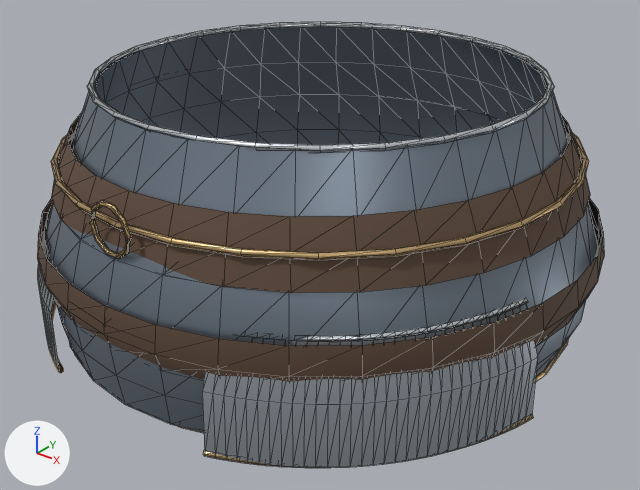
The glTF model assets/equipment-studio/waist.glb, before and after one commit.
Rendered twice from a 50 mm camera at (1.9, -2.38, 0.81) aimed at (0.06, -0.07, -0.62). Every picture has the same lights, and +X, +Y and +Z are marked at lower left. The first picture is the older version. Mesh edges are drawn as thin lines on the coarser meshes.

In view in the first picture: 'belt_buckle', 'belt_trim', 'hip_lame', 'hip_lame.001', 'hip_lame_bevel.001', 'leather_belt', 'lower_leather_belt', 'waist_corset', 'waist_corset_bevel' and 3 more.
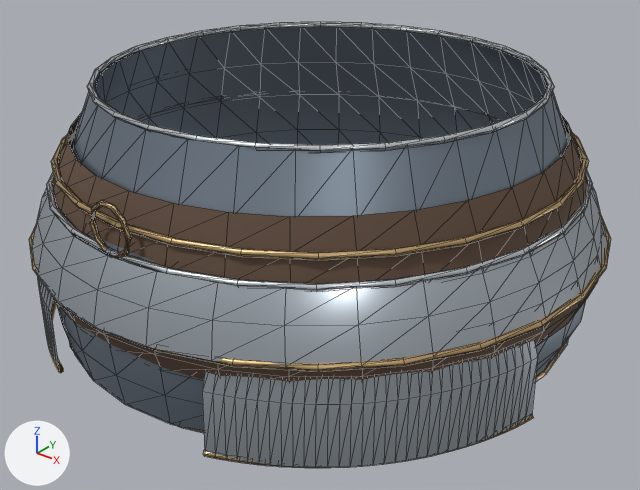
Edits to the scene script, one JSON object a line:
```json
{"op": "add", "block": "me_second_waist_lame_gold_rim", "code": ["me_second_waist_lame_gold_rim = bpy.data.meshes.new('second_waist_lame_gold_rim')", "me_second_waist_lame_gold_rim.from_pydata(...)  # 145 vertices, 280 faces; spans x -1.04..1.04, y -1.05..1.05, z -0.54..-0.52", "me_second_waist_lame_gold_rim.materials.append(mat_antique_gold)  # brown #caaa79"]}
{"op": "add", "block": "me_second_waist_lame_bevel", "code": ["me_second_waist_lame_bevel = bpy.data.meshes.new('second_waist_lame_bevel')", "me_second_waist_lame_bevel.from_pydata(...)  # 145 vertices, 280 faces; spans x -0.95..0.95, y -0.97..0.97, z -0.34..-0.32", "me_second_waist_lame_bevel.materials.append(mat_polished_steel)  # white #dee5ea"]}
{"op": "add", "block": "me_second_waist_lame", "code": ["me_second_waist_lame = bpy.data.meshes.new('second_waist_lame')", "me_second_waist_lame.from_pydata(...)  # 99 vertices, 128 faces; spans x -1.03..1.03, y -1.06..1.04, z -0.53..-0.33", "me_second_waist_lame.materials.append(mat_forged_silver)  # light grey #c2cbd4"]}
{"op": "add", "block": "ob_second_waist_lame_gold_rim", "code": ["ob_second_waist_lame_gold_rim = bpy.data.objects.new('second_waist_lame_gold_rim', me_second_waist_lame_gold_rim)", "ob_second_waist_lame_gold_rim.location = (0.0, 0.0, 0.0)"]}
{"op": "add", "block": "ob_second_waist_lame_bevel", "code": ["ob_second_waist_lame_bevel = bpy.data.objects.new('second_waist_lame_bevel', me_second_waist_lame_bevel)", "ob_second_waist_lame_bevel.location = (0.0, 0.0, 0.0)"]}
{"op": "add", "block": "ob_second_waist_lame", "code": ["ob_second_waist_lame = bpy.data.objects.new('second_waist_lame', me_second_waist_lame)", "ob_second_waist_lame.location = (0.0, 0.0, 0.0)"]}
```

Where the change shows, as pixel boxes (x1, y1, x2, y2) in the pictures (640 x 490 px):
```json
{"object": "second_waist_lame", "change": "added", "after": [31, 185, 607, 365]}
{"object": "second_waist_lame_bevel", "change": "added", "after": [46, 171, 592, 291]}
{"object": "second_waist_lame_gold_rim", "change": "added", "after": [29, 216, 611, 372]}
{"object": "lower_leather_belt", "change": "unchanged, covered by the edit", "before": [37, 198, 604, 382], "after": [54, 280, 598, 382]}
```
